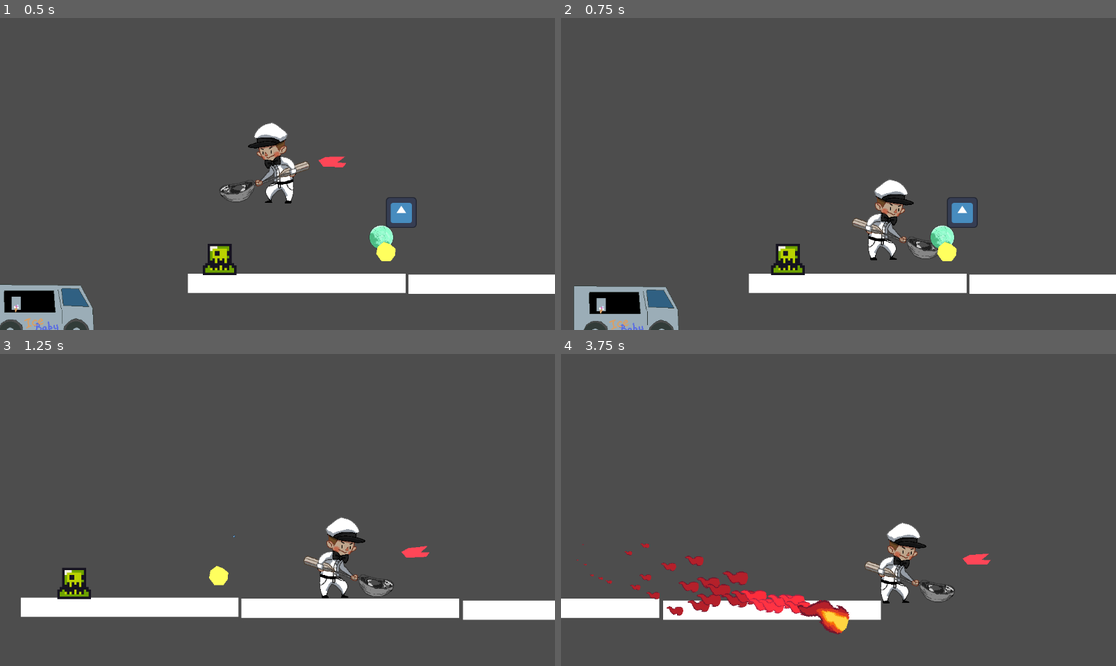
Above: before the commit, frames 1-4 (two rows, left to right).
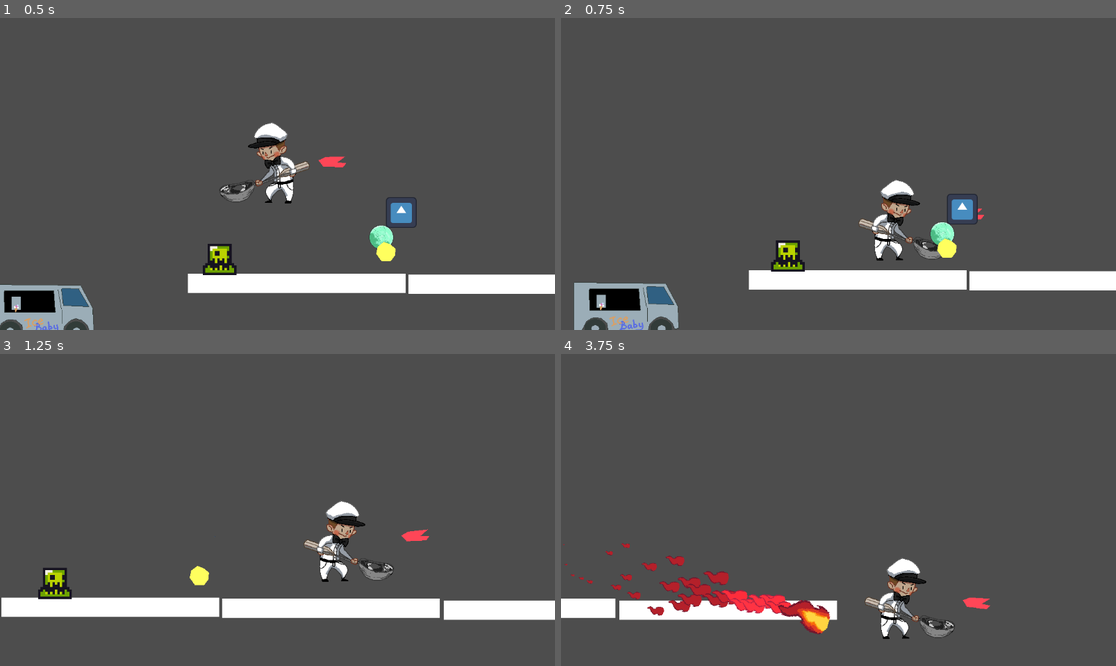
Above: after the commit, the same moments.

Repository: KarlJungtow/Minijam_icecream
Game: Godot game, scene res://scenes/test_level.tscn
Same seed, same stepped clock (60 frames per second), same inputs: the game is played once before the commit and once after it. The engine's default icon, where the game draws it, is replaced by a stand-in: a white triangle on a blue panel in a dark square.
Inputs (mouse positions are in pixels of both pictures, inside the frame that each line leads up to):
- Up to frame 1 (0.5 s): no input
- Up to frame 2 (0.75 s): move the mouse to (960, 158) at 0.52 s; hold D (move-right) from 0.53 s (still down); tap W (jump) at 0.6 s
- Up to frame 3 (1.25 s): keep holding D (move-right); tap W (jump) at 0.77, 1.07 s
- Up to frame 4 (3.75 s): move the mouse to (727, 525) at 1.27 s; click (727, 525) at 1.35 s; tap W (jump) at 1.52, 1.55, 1.82, 2.1, 3.02, 3.05, 3.32, 3.6 s; move the mouse to (894, 441) at 2.02 s; release D (move-right) at 2.03 s; hold A (move-left) 2.03-2.78 s; move the mouse to (810, 572) at 2.77 s; hold D (move-right) from 2.78 s (still down); click (810, 572) at 2.85 s; move the mouse to (1005, 556) at 3.52 s

Frame 1 is identical in both runs. In frame 2, 4.5% of the frame differs, in the area x 2-100%, y 51-100%; in frame 3, 3.8%; in frame 4, 6.1%, in the area x 0-78%, y 54-92%.
Error before the commit: Attempt to call function 'play' in base 'null instance' on a null instance. (res://scenes/player.gd:48)

Commit message:
player gets sound back

Diff:
--- a/scenes/player.tscn
+++ b/scenes/player.tscn
@@ -1,11 +1,31 @@
-[gd_scene load_steps=4 format=3 uid="uid://bjkukdy2ofn8t"]
+[gd_scene load_steps=10 format=3 uid="uid://bjkukdy2ofn8t"]
 
 [ext_resource type="Script" path="res://scenes/player.gd" id="1_miuig"]
 [ext_resource type="Texture2D" uid="uid://c0favpk0lxg1p" path="res://assets/Player.png" id="2_875oh"]
+[ext_resource type="AudioStream" uid="uid://ciyb4jpleh0hu" path="res://sounds/jump1.wav" id="3_x7s2x"]
+[ext_resource type="AudioStream" uid="uid://dtivltqjafkmn" path="res://sounds/jump2.wav" id="4_jbenm"]
+[ext_resource type="AudioStream" uid="uid://cjvm8b12hbbmi" path="res://sounds/die1.wav" id="5_tgbxs"]
+[ext_resource type="AudioStream" uid="uid://cotwq6vpkk7ay" path="res://sounds/die2.wav" id="6_vty3q"]
 
 [sub_resource type="CapsuleShape2D" id="CapsuleShape2D_1o1e8"]
 radius = 44.0
 height = 170.0
+
+[sub_resource type="AudioStreamRandomizer" id="AudioStreamRandomizer_vh3kp"]
+playback_mode = 1
+streams_count = 2
+stream_0/stream = ExtResource("5_tgbxs")
+stream_0/weight = 1.0
+stream_1/stream = ExtResource("6_vty3q")
+stream_1/weight = 1.0
+
+[sub_resource type="AudioStreamRandomizer" id="AudioStreamRandomizer_wiegp"]
+playback_mode = 1
+streams_count = 2
+stream_0/stream = ExtResource("3_x7s2x")
+stream_0/weight = 1.0
+stream_1/stream = ExtResource("4_jbenm")
+stream_1/weight = 1.0
 
 [node name="Player" type="CharacterBody2D" groups=["Player"]]
 script = ExtResource("1_miuig")
@@ -45,4 +65,10 @@
 editor_draw_limits = true
 editor_draw_drag_margin = true
 
+[node name="dying_sounds" type="AudioStreamPlayer" parent="."]
+stream = SubResource("AudioStreamRandomizer_vh3kp")
+
+[node name="jumps_sounds" type="AudioStreamPlayer" parent="."]
+stream = SubResource("AudioStreamRandomizer_wiegp")
+
 [connection signal="area_entered" from="PlayerDetectionBox" to="." method="_on_player_detection_box_area_entered"]
